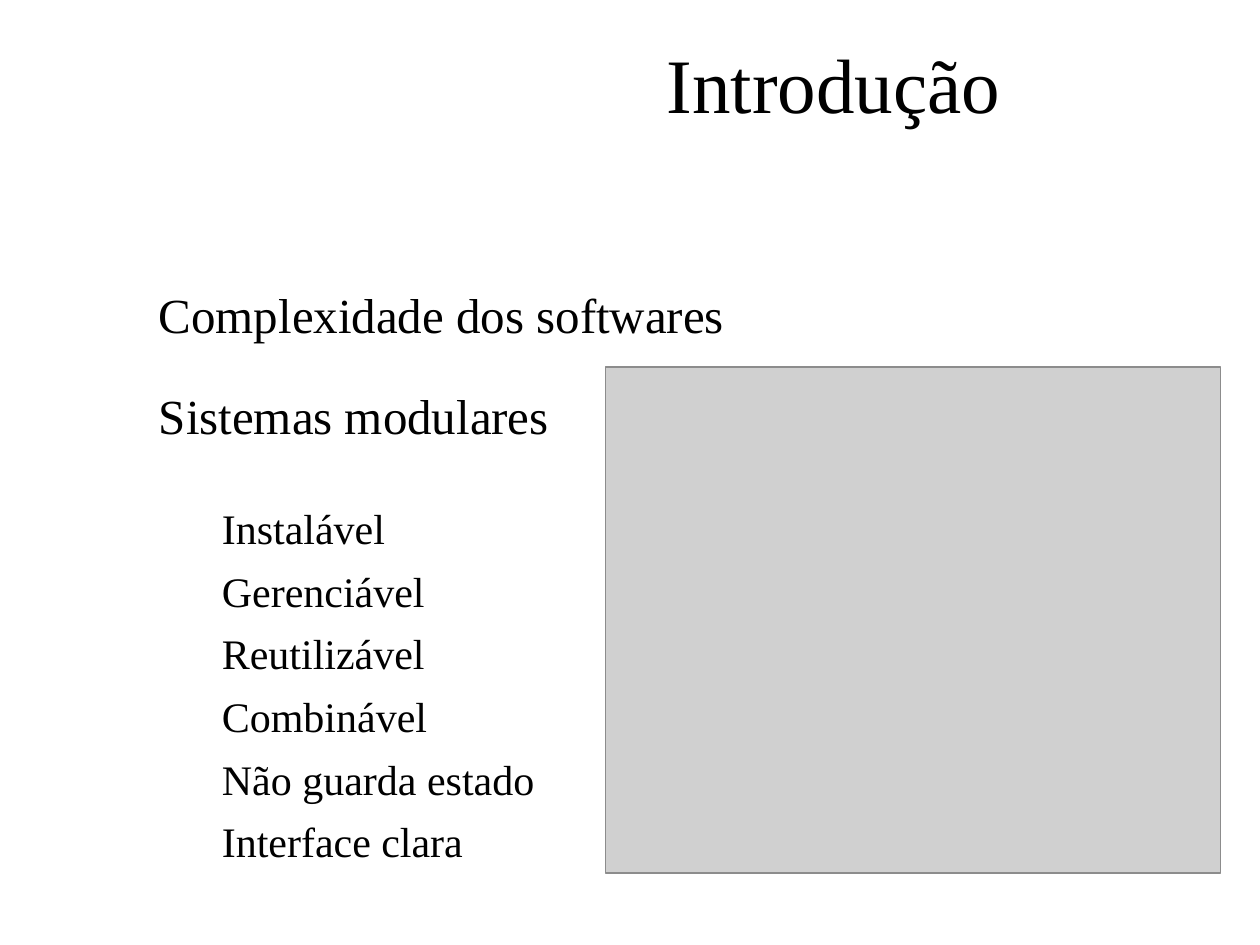
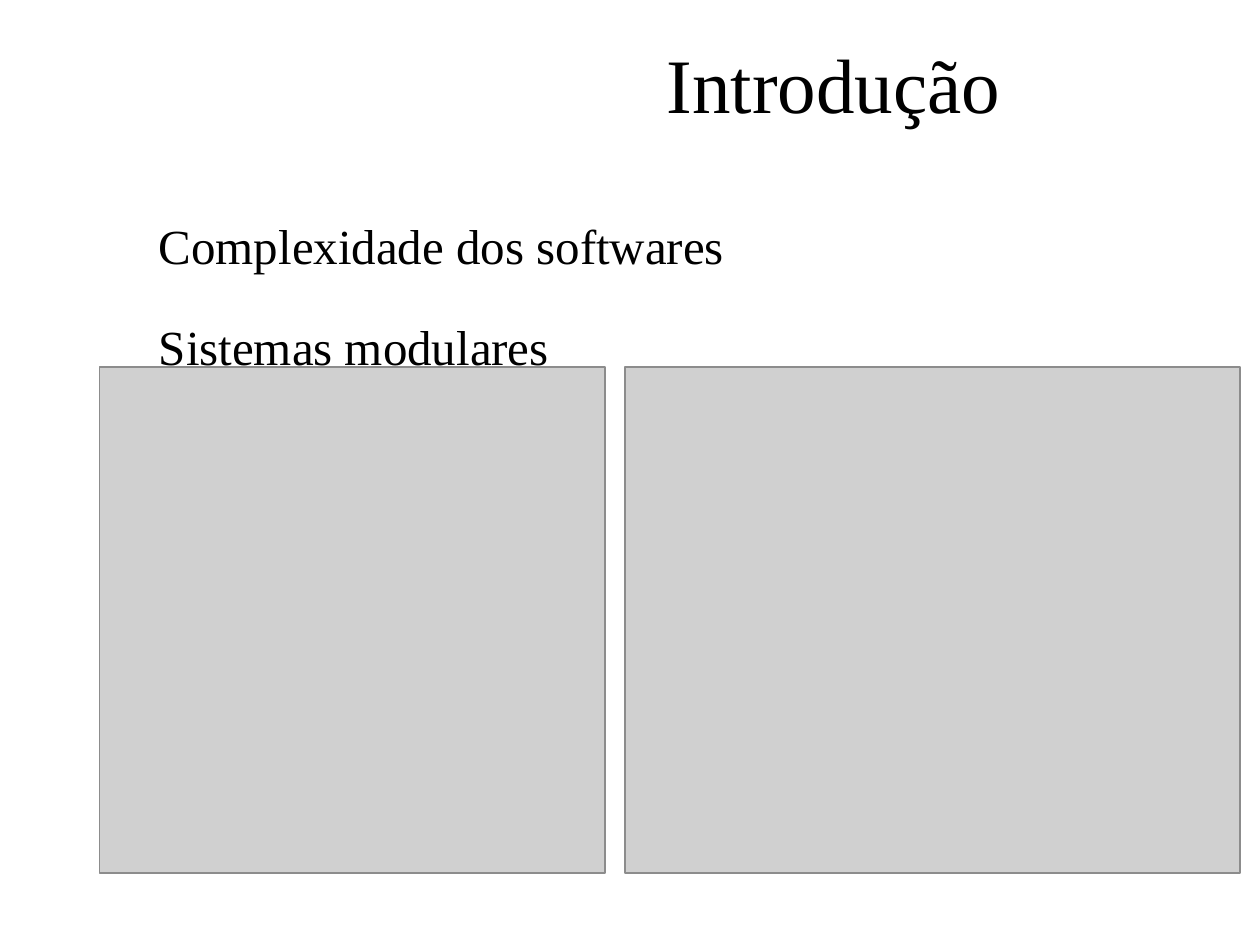
Before and after one commit to feliperodriguesprado/tcc_repository, a slide deck: slide 5 of documents/life_cycle/qualificacao/qualificacao_slides.odp. Drawn at 1260x945 pixels with LibreOffice and Linux fonts; fonts in the diff are those of the drawing; grey boxes stand for pictures; background and template pictures are left out. Boxes give left, top, right and bottom in pixels: in the first picture for what was removed or moved away, otherwise in the second. Text is boxed around its words. In the diff, an @@ line names an element or a change of style, - is before the commit and + after.

```diff
--- a/documents/life_cycle/qualificacao/qualificacao_slides.odp
+++ b/documents/life_cycle/qualificacao/qualificacao_slides.odp
@@ text "Complexidade dos softwares": place and size @@
-text "Complexidade dos softwares" at [159, 298, 725, 858]
+text "Complexidade dos softwares" at [159, 229, 725, 374]
@@ picture: place and size @@
-picture at [605, 367, 1220, 873]
+picture at [100, 367, 606, 873]
@@ picture added at [625, 367, 1240, 873] @@
@@ text at [222, 514, 534, 858]: paragraphs removed @@
-  ➔ Instalável
-  ➔ Gerenciável
-  ➔ Reutilizável
-  ➔ Combinável
-  ➔ Não guarda estado
-  ➔ Interface clara
```
Also in this commit, not shown: 5 other slides changed, 1 slide added, 1 other file.
